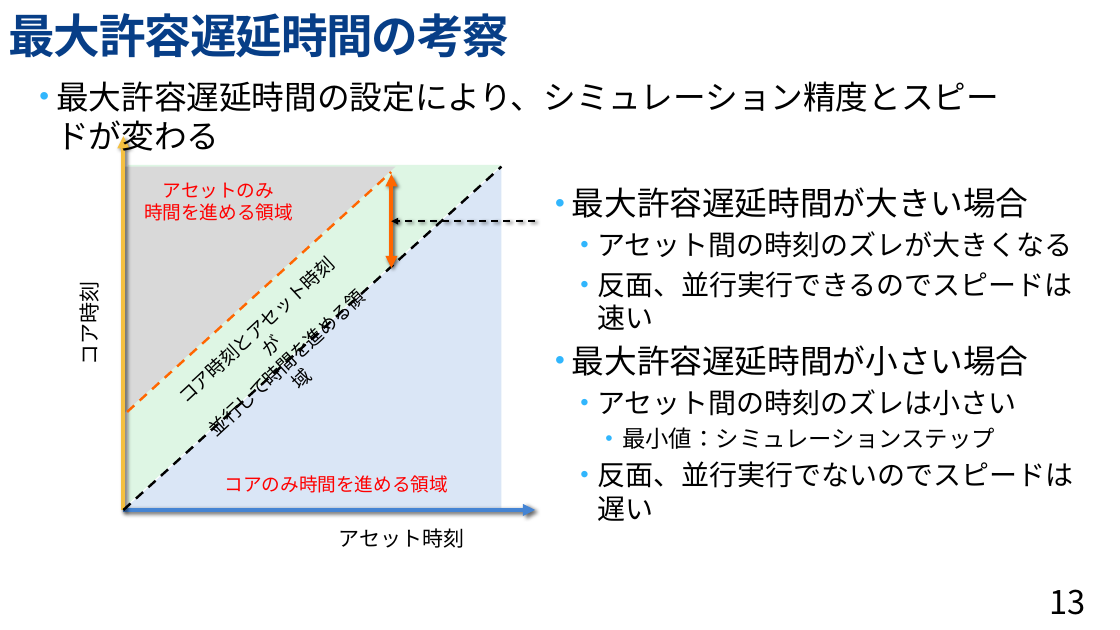
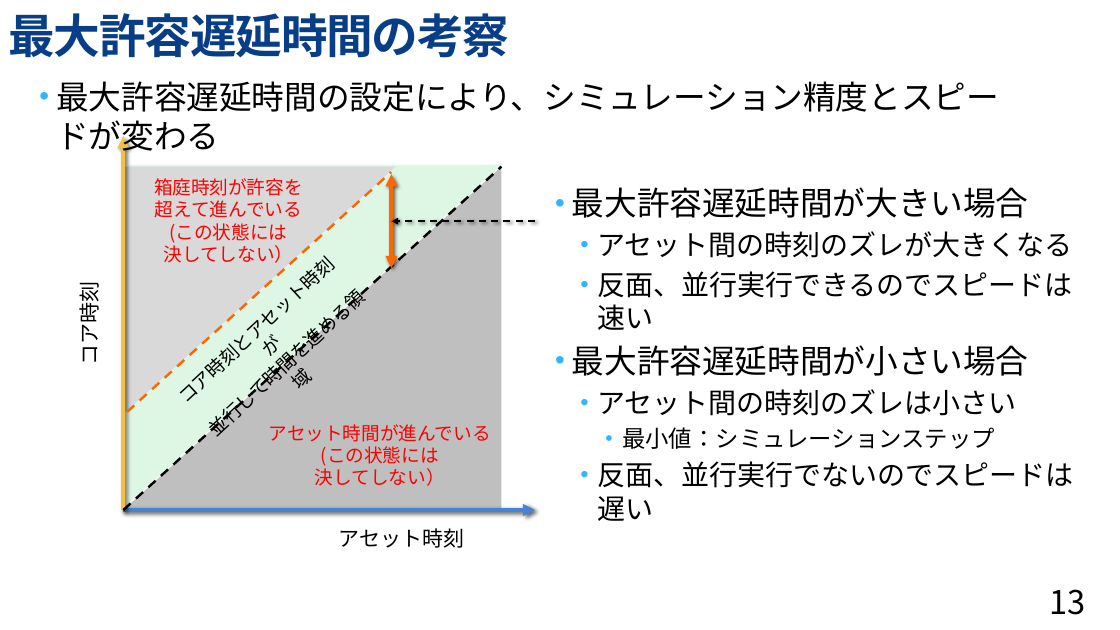
Before and after one commit to toppers/hakoniwa-core-cpp-client, a slide deck: slide 13 of math/Hakoniwa-time.pptx. Drawn at 1120x630 pixels with LibreOffice and Linux fonts; fonts in the diff are those of the drawing; background and template pictures are left out. Boxes give left, top, right and bottom in pixels: in the first picture for what was removed or moved away, otherwise in the second. Text is boxed around its words. In the diff, an @@ line names an element or a change of style, - is before the commit and + after.

```diff
--- a/math/Hakoniwa-time.pptx
+++ b/math/Hakoniwa-time.pptx
@@ right triangle at (x1=124, y1=167, x2=502, y2=510): fill #DAE6F6 to #BFBFBF @@
@@ text added at (x1=154, y1=178, x2=303, y2=265), 16 pt, text #FF0000 @@
+箱庭時刻が許容を
+超えて進んでいる
+(この状態には
+決してしない）
@@ text removed at (x1=144, y1=182, x2=293, y2=221) @@
-アセットのみ
-時間を進める領域
@@ text added at (x1=269, y1=424, x2=491, y2=486), 16 pt, text #FF0000 @@
+アセット時間が進んでいる
+(この状態には
+決してしない）
@@ text removed at (x1=225, y1=475, x2=448, y2=493) @@
-コアのみ時間を進める領域
```
Also in this commit, not shown: 2 other slides changed, 1 slide added.
